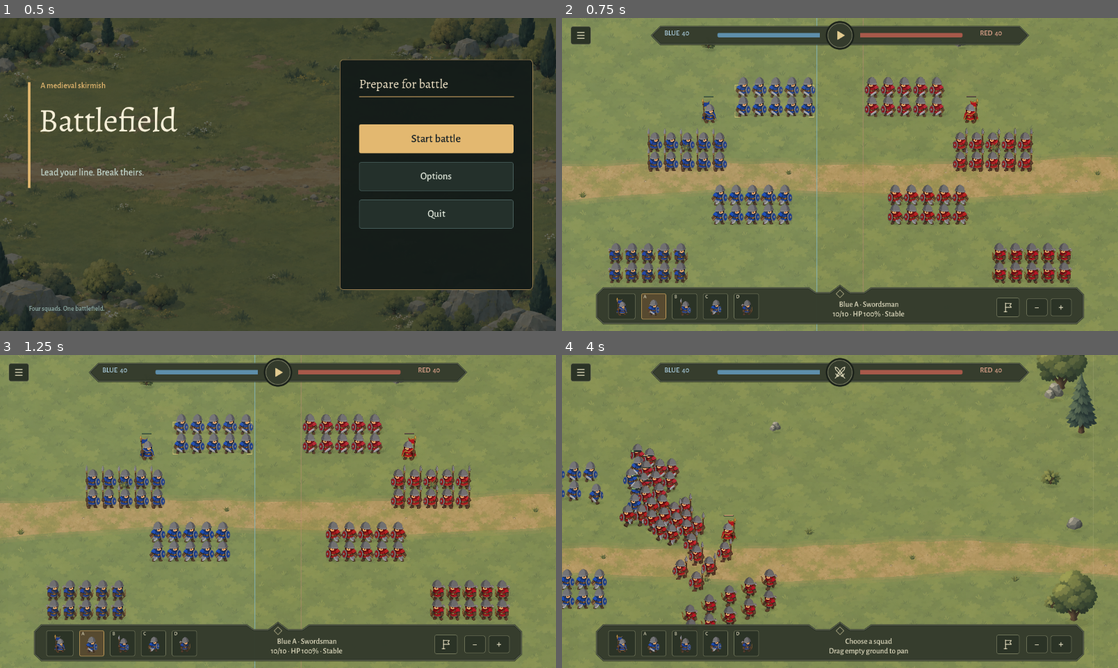
Above: before the commit, frames 1-4 (two rows, left to right).
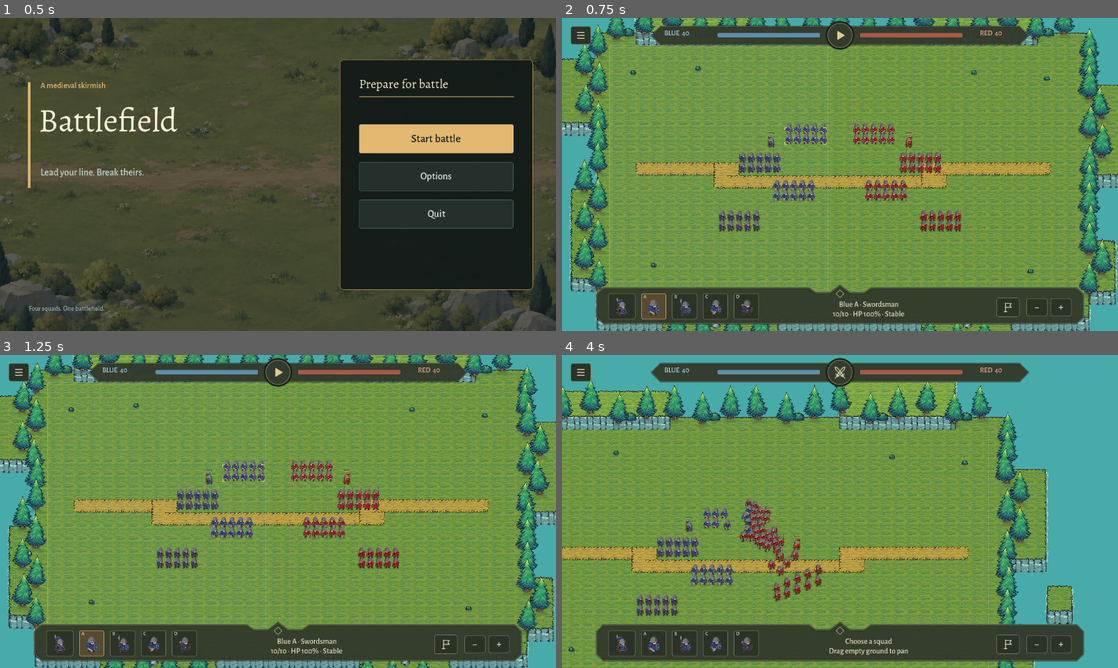
Above: after the commit, the same moments.

Repository: Pence420/RTS_GAME
Game: Godot game, scene res://scenes/main_menu.tscn
Same seed, same stepped clock (60 frames per second), same inputs: the game is played once before the commit and once after it.
Inputs (mouse positions are in pixels of both pictures, inside the frame that each line leads up to):
- Up to frame 1 (0.5 s): no input
- Up to frame 2 (0.75 s): click "Start battle" at 0.5 s
- Up to frame 3 (1.25 s): no input
- Up to frame 4 (4 s): click (840, 373) at 1.25 s; tap Enter at 2 s; move the mouse to (962, 495) at 2.02 s; hold D 2.03-2.75 s; click (962, 495) at 2.17 s; drag from (728, 527) to (812, 574) at 2.77 s; move the mouse to (895, 442) at 3.52 s; hold D from 3.53 s (still down)

Frame 1 is identical in both runs. In frame 2, 57% of the frame differs, in the area x 0-100%, y 0-100%; in frame 3, 57%; in frame 4, 64%.

Commit message:
feat: add pixel terrain cliffs coast and authored scenery

Diff:
--- a/strategy-game/scenes/battle.tscn
+++ b/strategy-game/scenes/battle.tscn
@@ -123,7 +123,7 @@
 
 [node name="Camera2D" type="Camera2D" parent="."]
 position = Vector2(1200, 700)
-zoom = Vector2(0.8, 0.8)
+zoom = Vector2(0.42, 0.42)
 script = ExtResource("2_camera")
 
 [node name="EnemyAI" type="Node" parent="."]
--- a/strategy-game/scripts/battle_field.gd
+++ b/strategy-game/scripts/battle_field.gd
@@ -1,6 +1,7 @@
 extends RefCounted
 
 const SIZE := Vector2(2400, 1400)
+const VIEW_BOUNDS := Rect2(Vector2(-576, -384), SIZE + Vector2(1152, 768))
 const UNIT_BOUNDS := Rect2(Vector2(64, 64), SIZE - Vector2(128, 128))
 const BLUE_DEPLOYMENT := Rect2(UNIT_BOUNDS.position, Vector2(SIZE.x / 2.0 - 60.0 - UNIT_BOUNDS.position.x, UNIT_BOUNDS.size.y))
 const RED_DEPLOYMENT := Rect2(Vector2(SIZE.x / 2.0 + 60.0, UNIT_BOUNDS.position.y), Vector2(UNIT_BOUNDS.end.x - SIZE.x / 2.0 - 60.0, UNIT_BOUNDS.size.y))
--- a/strategy-game/scripts/battle_terrain.gd
+++ b/strategy-game/scripts/battle_terrain.gd
@@ -1,126 +1,193 @@
 extends Node2D
 
 const FIELD = preload("res://scripts/battle_field.gd")
+const FIELD_SIZE := FIELD.SIZE
+const TILE := 64
+const GROUND: Texture2D = preload("res://assets/terrain/tiny_swords_cc0/ground.png")
+const ELEVATION: Texture2D = preload("res://assets/terrain/tiny_swords_cc0/elevation.png")
+const WATER: Texture2D = preload("res://assets/terrain/tiny_swords_cc0/water.png")
+const FOAM: Texture2D = preload("res://assets/terrain/tiny_swords_cc0/foam.png")
+const TREE: Texture2D = preload("res://assets/terrain/tiny_swords_cc0/tree.png")
+const PROP_SCRIPT = preload("res://scripts/terrain_prop.gd")
+const PROP_NAMES := ["Pine", "Stone", "Shrub", "LargeShrub"]
+const LARGE_STONE: Texture2D = preload("res://assets/terrain/tiny_swords_cc0/stone_large.png")
+const SMALL_SHRUB: Texture2D = preload("res://assets/terrain/tiny_swords_cc0/shrub_small.png")
+const LARGE_SHRUB: Texture2D = preload("res://assets/terrain/tiny_swords_cc0/shrub_large.png")
 
-const GRASS: Texture2D = preload("res://assets/terrain/grass_tile.png")
-const DIRT: Texture2D = preload("res://assets/terrain/dirt_tile.png")
-const PROPS: Texture2D = preload("res://assets/terrain/environment_props.png")
-const PROP_SCRIPT = preload("res://scripts/terrain_prop.gd")
-const FIELD_SIZE := FIELD.SIZE
-const PROP_NAMES := ["Oak", "Pine", "Shrub", "RockCluster", "Grass", "Boulder"]
-# Measured opaque silhouettes plus four pixels of padding. The source atlas
-# has uneven cells and faint alpha specks outside the actual props.
-const PROP_REGIONS := [
-	Rect2i(40, 190, 429, 476), Rect2i(491, 92, 308, 578), Rect2i(881, 418, 327, 254),
-	Rect2i(79, 875, 331, 279), Rect2i(519, 953, 268, 196), Rect2i(905, 925, 299, 234),
-]
-const EDGE_PROPS := [
-	[0, Vector2(145, 165), 150.0],
-	[1, Vector2(95, 255), 158.0],
-	[1, Vector2(216, 92), 128.0],
-	[3, Vector2(166, 196), 44.0],
-	[2, Vector2(174, 326), 42.0],
-	[5, Vector2(113, 418), 34.0],
-	[0, Vector2(112, 558), 135.0],
-	[2, Vector2(170, 552), 36.0],
-	[1, Vector2(95, 736), 150.0],
-	[3, Vector2(101, 798), 52.0],
-	[0, Vector2(112, 860), 147.0],
-	[2, Vector2(282, 872), 43.0],
-]
-
+# Terrain beyond the command boundary supplies coastline and backdrop only.
+# Every point inside UNIT_BOUNDS remains flat ground, including deployment.
+var land_cells: Dictionary[Vector2i, bool] = {}
+var ground_tiles: Array[Vector2i] = []
+var ground_sources: Array[Vector2i] = []
+var south_edges: Array[Vector2i] = []
+var cliff_sources: Array[Vector2i] = []
+var coast_cells: Array[Vector2i] = []
 var prop_textures: Array[Texture2D] = []
+var foam_frame := 0
+var foam_clock := 0.0
+var scenery_count := 0
+var tree_frames: Array[Texture2D] = []
 
 
 func _ready() -> void:
 	z_index = -2
-	texture_filter = CanvasItem.TEXTURE_FILTER_LINEAR
-	texture_repeat = CanvasItem.TEXTURE_REPEAT_MIRROR
-	_build_road()
-	_build_ground_patches()
+	texture_filter = CanvasItem.TEXTURE_FILTER_NEAREST
+	texture_repeat = CanvasItem.TEXTURE_REPEAT_ENABLED
+	_build_land()
 	_crop_prop_textures()
 	queue_redraw()
 
 
-func build_scenery(world: Node2D) -> void:
-	for index in range(EDGE_PROPS.size()):
-		var spec: Array = EDGE_PROPS[index]
-		var point := Vector2(spec[1].x, spec[1].y / 900.0 * (FIELD_SIZE.y - 30.0))
-		_add_prop(world, spec[0], point, spec[2], index * 2)
-		var reflected := Vector2(FIELD_SIZE.x - point.x, clampf(point.y + (13.0 if index % 2 == 0 else -11.0), 30.0, FIELD_SIZE.y - 4.0))
-		_add_prop(world, spec[0], reflected, spec[2], index * 2 + 1)
-	for index in range(8):
-		var point := Vector2((index + 1) * FIELD_SIZE.x / 9.0, FIELD_SIZE.y / 2.0 + sin(index * 2.1) * 70)
-		_add_prop(world, 4, point, 15 + index % 3 * 3, 24 + index)
-	_add_prop(world, 2, Vector2(460, 125) + FIELD.START_OFFSET, 32.0, 32)
-	_add_prop(world, 3, Vector2(1112, 120) + FIELD.START_OFFSET, 26.0, 33)
+func _process(delta: float) -> void:
+	foam_clock += delta
+	if foam_clock >= 0.1:
+		foam_frame = (foam_frame + int(foam_clock / 0.1)) % 8
+		foam_clock = fmod(foam_clock, 0.1)
+		queue_redraw()
 
 
-func _add_prop(world: Node2D, kind: int, point: Vector2, height: float, index: int) -> void:
-	var prop := PROP_SCRIPT.new() as Node2D
-	prop.name = "%s_%02d" % [PROP_NAMES[kind], index]
-	prop.prop_kind = kind
-	prop.prop_texture = prop_textures[kind]
-	prop.display_height = height
-	prop.position = point
-	# Props share the living units' Y-sorted world layer; their root is a foot anchor.
-	world.add_child(prop)
+func _build_land() -> void:
+	# Broad central plateau, with stepped headlands entirely outside the field.
+	_fill_land(Rect2i(0, 0, 38, 22))
+	_fill_land(Rect2i(3, -2, 9, 2))
+	_fill_land(Rect2i(25, -3, 9, 3))
+	_fill_land(Rect2i(-3, 2, 3, 5))
+	_fill_land(Rect2i(-2, 12, 2, 7))
+	_fill_land(Rect2i(38, 4, 3, 7))
+	_fill_land(Rect2i(38, 16, 2, 4))
+	_fill_land(Rect2i(5, 22, 9, 2))
+	_fill_land(Rect2i(25, 22, 7, 3))
+	# Small coastal islets make the water read as space, not an empty background.
+	_fill_land(Rect2i(-5, 9, 2, 2))
+	_fill_land(Rect2i(41, 13, 2, 2))
+	for cell: Vector2i in land_cells:
+		var west := land_cells.has(cell + Vector2i.LEFT)
+		var east := land_cells.has(cell + Vector2i.RIGHT)
+		var north := land_cells.has(cell + Vector2i.UP)
+		var south := land_cells.has(cell + Vector2i.DOWN)
+		ground_tiles.append(cell)
+		ground_sources.append(Vector2i(0 if not west else (2 if not east else 1), 0 if not north else (2 if not south else 1)))
+		if not south:
+			south_edges.append(cell)
+			cliff_sources.append(Vector2i(0 if not west else (2 if not east else 1), 3))
+		if not west or not east or not north or not south:
+			coast_cells.append(cell)
+
+
+func _fill_land(rect: Rect2i) -> void:
+	for y in range(rect.position.y, rect.end.y):
+		for x in range(rect.position.x, rect.end.x):
+			land_cells[Vector2i(x, y)] = true
+
+
+func is_battle_ground(point: Vector2) -> bool:
+	return land_cells.has(Vector2i(floori(point.x / TILE), floori(point.y / TILE)))
 
 
 func _crop_prop_textures() -> void:
 	for index in range(6):
+		var tree := AtlasTexture.new()
+		tree.atlas = TREE
+		tree.region = Rect2(40 + (index % 4) * 192, 4 + (index / 4) * 192, 112, 176)
+		tree.filter_clip = true
+		tree_frames.append(tree)
+	prop_textures = [tree_frames[0]]
+	for source: Texture2D in [LARGE_STONE, SMALL_SHRUB, LARGE_SHRUB]:
 		var texture := AtlasTexture.new()
-		texture.atlas = PROPS
-		texture.region = Rect2(PROP_REGIONS[index])
+		texture.atlas = source
+		texture.region = Rect2(source.get_image().get_used_rect())
 		texture.filter_clip = true
 		prop_textures.append(texture)
 
 
-func _build_road() -> void:
-	for layer in range(3):
-		var road := Polygon2D.new()
-		road.name = "RoadEdge%d" % layer if layer < 2 else "DirtRoad"
-		road.texture = DIRT
-		road.texture_repeat = CanvasItem.TEXTURE_REPEAT_MIRROR
-		road.texture_scale = Vector2(3.0, 3.0)
-		road.antialiased = true
-		road.modulate.a = [0.16, 0.27, 0.9][layer]
-		var top := PackedVector2Array()
-		var bottom := PackedVector2Array()
-		var extra_width: float = [14.0, 6.0, 0.0][layer]
-		for index in range(49):
-			var x := -30.0 + index * (FIELD_SIZE.x + 60.0) / 48.0
-			var center := FIELD_SIZE.y / 2.0 + 10.0 + sin(x / 190.0) * 11.0 + sin(x / 375.0) * 8.0
-			var half_width := 39.0 + sin(x / 215.0) * 6.0 + extra_width
-			top.append(Vector2(x, center - half_width + sin(index * 1.7) * 2.0))
-			bottom.append(Vector2(x, center + half_width + sin(index * 0.9) * 2.0))
-		bottom.reverse()
-		top.append_array(bottom)
-		road.polygon = top
-		add_child(road)
+func build_scenery(world: Node2D) -> void:
+	# Forest crowns stay outside the playable rectangle, so soldiers are readable
+	# even when commanded to the boundary. Tree roots define their Y-sort anchor.
+	for index in range(13):
+		var y := 120.0 + index * 96.0
+		var left := Vector2(4 if index % 2 == 0 else -62, y)
+		var right := Vector2(2428 if index % 2 == 0 else 2490, y + 24)
+		if not is_battle_ground(left):
+			left.x = 4
+		if not is_battle_ground(right):
+			right.x = 2428
+		_add_prop(world, 0, left, 160 + index % 3 * 8)
+		_add_prop(world, 0, right, 168 + index % 3 * 8)
+		if index % 2 == 0:
+			_add_grounded_prop(world, 1, Vector2(-34, y + 36), 34)
+			_add_grounded_prop(world, 2, Vector2(2460, y + 64), 30)
+	for index in range(17):
+		var x := 96.0 + index * 138.0
+		var north := Vector2(x, 40 - (index % 3) * 24)
+		if not is_battle_ground(north):
+			north.y = 20
+		_add_prop(world, 0, north, 164 + index % 3 * 8)
+		_add_grounded_prop(world, 0, Vector2(x + 22, 1528 if x < 1000 else 1584), 170 + index % 3 * 8)
+		if index % 3 == 0:
+			_add_prop(world, 3, Vector2(x + 60, 22), 44)
+			_add_grounded_prop(world, 1, Vector2(x + 76, 1460), 38)
+	# Low tufts/rocks add scale without obscuring formations or implying a wall.
+	for point in [Vector2(180, 210), Vector2(2220, 240), Vector2(280, 1160), Vector2(2140, 1190), Vector2(500, 190), Vector2(1860, 210)]:
+		_add_prop(world, 2, point, 24)
 
 
-func _build_ground_patches() -> void:
-	for index in range(13):
-		var patch := Polygon2D.new()
-		patch.name = "EarthPatch%02d" % index
-		patch.position = Vector2(120 + fmod(index * 397.0, FIELD_SIZE.x - 240.0), 100 + fmod(index * 173.0, FIELD_SIZE.y - 190.0))
-		patch.texture = DIRT
-		patch.texture_repeat = CanvasItem.TEXTURE_REPEAT_MIRROR
-		patch.texture_scale = Vector2(3.0, 3.0)
-		patch.antialiased = true
-		patch.modulate.a = 0.1
-		var points := PackedVector2Array()
-		for corner in range(14):
-			var angle := TAU * corner / 14.0
-			var radius := 30.0 + 12.0 * sin(corner * 2.7 + index)
-			points.append(Vector2(cos(angle) * radius * 1.5, sin(angle) * radius * 0.7))
-		patch.polygon = points
-		add_child(patch)
+func _add_grounded_prop(world: Node2D, kind: int, point: Vector2, height: float) -> void:
+	if is_battle_ground(point):
+		_add_prop(world, kind, point, height)
+
+
+func _add_prop(world: Node2D, kind: int, point: Vector2, height: float) -> void:
+	var prop := PROP_SCRIPT.new() as Node2D
+	prop.name = "%s_%03d" % [PROP_NAMES[kind], scenery_count]
+	prop.prop_kind = kind
+	prop.prop_texture = prop_textures[kind]
+	prop.display_height = height
+	prop.pixel_art = true
+	if kind == 0:
+		prop.animation_frames = tree_frames
+	prop.position = point
+	world.add_child(prop)
+	scenery_count += 1
 
 
 func _draw() -> void:
-	# Reusable ground tiles, rather than a painted image of the whole battlefield.
-	draw_set_transform(Vector2.ZERO, 0.0, Vector2(0.4, 0.4))
-	draw_texture_rect(GRASS, Rect2(Vector2.ZERO, FIELD_SIZE / 0.4), true)
-	draw_set_transform(Vector2.ZERO)
+	var ocean := Rect2(Vector2(-1024, -1024), FIELD_SIZE + Vector2(2048, 2048))
+	draw_texture_rect(WATER, ocean, true)
+	# Waves sit underneath grass and cliff sprites. Their opaque centre never
+	# covers the land; only the exposed foam fringe remains visible.
+	for index in range(coast_cells.size()):
+		var cell := coast_cells[index]
+		var center := Vector2(cell * TILE) + Vector2(32, 48)
+		var frame := (foam_frame + index % 4) % 8
+		draw_texture_rect_region(FOAM, Rect2(center - Vector2(96, 96), Vector2(192, 192)), Rect2(frame * 192, 0, 192, 192), Color(1, 1, 1, 0.65))
+	for index in range(south_edges.size()):
+		var target := Rect2(Vector2(south_edges[index] * TILE) + Vector2(0, 32), Vector2(TILE, 96))
+		draw_texture_rect_region(ELEVATION, target, Rect2(Vector2(cliff_sources[index] * TILE), Vector2(TILE, TILE)))
+	for index in range(ground_tiles.size()):
+		draw_texture_rect_region(GROUND, Rect2(Vector2(ground_tiles[index] * TILE), Vector2(TILE, TILE)), Rect2(Vector2(ground_sources[index] * TILE), Vector2(TILE, TILE)), Color(0.73, 0.84, 0.75))
+	# Connected earth tiles form a gentle bend through the central battlefield.
+	for x in range(3, 35):
+		var y := 10 if x < 10 or x >= 25 else 11
+		var col := 0 if x == 3 else (2 if x == 34 else 1)
+		draw_texture_rect_region(GROUND, Rect2(Vector2(x, y) * TILE, Vector2(TILE, TILE)), Rect2(Vector2(5 + col, 3) * TILE, Vector2(TILE, TILE)), Color(0.8, 0.71, 0.53, 0.9))
+		if x == 9 or x == 25:
+			_draw_patch(Rect2i(x, 10, 2, 2), 5, Color(0.8, 0.71, 0.53, 0.9))
+	# Raised northern shelves stop at the playable boundary, supplying relief
+	# without adding impassable cells or changing combat/navigation.
+	_draw_raised_shelf(Rect2i(3, -2, 9, 2))
+	_draw_raised_shelf(Rect2i(25, -3, 9, 3))
+
+
+func _draw_raised_shelf(rect: Rect2i) -> void:
+	for x in range(rect.position.x, rect.end.x):
+		var col := 0 if x == rect.position.x else (2 if x == rect.end.x - 1 else 1)
+		draw_texture_rect_region(ELEVATION, Rect2(Vector2(x, rect.end.y) * TILE, Vector2(TILE, TILE)), Rect2(Vector2(col, 3) * TILE, Vector2(TILE, TILE)))
+	_draw_patch(rect, 0, Color(0.82, 0.93, 0.78))
+
+
+func _draw_patch(rect: Rect2i, source_x: int, tint: Color) -> void:
+	for y in range(rect.position.y, rect.end.y):
+		for x in range(rect.position.x, rect.end.x):
+			var col := 0 if x == rect.position.x else (2 if x == rect.end.x - 1 else 1)
+			var row := 0 if y == rect.position.y else (2 if y == rect.end.y - 1 else 1)
+			draw_texture_rect_region(GROUND, Rect2(Vector2(x, y) * TILE, Vector2(TILE, TILE)), Rect2(Vector2(source_x + col, row) * TILE, Vector2(TILE, TILE)), tint)
--- a/strategy-game/scripts/camera_controller.gd
+++ b/strategy-game/scripts/camera_controller.gd
@@ -3,9 +3,10 @@
 const FIELD = preload("res://scripts/battle_field.gd")
 
 const PAN_SPEED := 550.0
-const MIN_ZOOM := 0.45
+const MIN_ZOOM := 0.32
 const MAX_ZOOM := 2.0
 const FIELD_SIZE := FIELD.SIZE
+const VIEW_BOUNDS := FIELD.VIEW_BOUNDS
 const HUD_TOP := 60.0
 const HUD_BOTTOM := 94.0
 
@@ -51,7 +52,7 @@
 
 
 func _set_zoom(value: float) -> void:
-	var fit_width := get_viewport_rect().size.x / FIELD_SIZE.x
+	var fit_width := get_viewport_rect().size.x / VIEW_BOUNDS.size.x
 	var level := clampf(value, maxf(MIN_ZOOM, fit_width), MAX_ZOOM)
 	zoom = Vector2.ONE * level
 	_clamp_position()
@@ -59,12 +60,12 @@
 
 func _clamp_position() -> void:
 	var viewport_size := get_viewport_rect().size
-	var fit_width := viewport_size.x / FIELD_SIZE.x
+	var fit_width := viewport_size.x / VIEW_BOUNDS.size.x
 	if zoom.x < fit_width:
 		zoom = Vector2.ONE * fit_width
 	var half_width := viewport_size.x / (2.0 * zoom.x)
-	position.x = FIELD_SIZE.x / 2.0 if half_width >= FIELD_SIZE.x / 2.0 else clampf(position.x, half_width, FIELD_SIZE.x - half_width)
+	position.x = FIELD_SIZE.x / 2.0 if half_width >= VIEW_BOUNDS.size.x / 2.0 else clampf(position.x, VIEW_BOUNDS.position.x + half_width, VIEW_BOUNDS.end.x - half_width)
 	var screen_center_y := viewport_size.y / 2.0
-	var min_y := (screen_center_y - HUD_TOP) / zoom.y
-	var max_y := FIELD_SIZE.y - (screen_center_y - HUD_BOTTOM) / zoom.y
+	var min_y := VIEW_BOUNDS.position.y + (screen_center_y - HUD_TOP) / zoom.y
+	var max_y := VIEW_BOUNDS.end.y - (screen_center_y - HUD_BOTTOM) / zoom.y
 	position.y = FIELD_SIZE.y / 2.0 if min_y > max_y else clampf(position.y, min_y, max_y)
--- a/strategy-game/scripts/terrain_prop.gd
+++ b/strategy-game/scripts/terrain_prop.gd
@@ -2,6 +2,10 @@
 
 var prop_kind := 0
 var prop_texture: Texture2D
+var pixel_art := false
+var animation_frames: Array[Texture2D] = []
+var animation_clock := 0.0
+var sprite: Sprite2D
 var display_height := 120.0
 var shadow_width := 20.0
 var wind_clock := 0.0
@@ -12,11 +16,11 @@
 func _ready() -> void:
 	add_to_group("scenery_props")
 	z_index = 1
-	texture_filter = CanvasItem.TEXTURE_FILTER_LINEAR
+	texture_filter = CanvasItem.TEXTURE_FILTER_NEAREST if pixel_art else CanvasItem.TEXTURE_FILTER_LINEAR
 	pivot = Node2D.new()
 	pivot.name = "WindPivot"
 	add_child(pivot)
-	var sprite := Sprite2D.new()
+	sprite = Sprite2D.new()
 	sprite.name = "Sprite2D"
 	sprite.texture = prop_texture
 	sprite.scale = Vector2.ONE * display_height / prop_texture.get_height()
@@ -24,11 +28,19 @@
 	pivot.add_child(sprite)
 	shadow_width = prop_texture.get_width() * sprite.scale.x * 0.36
 	wind_phase = fmod(position.x * 0.017 + position.y * 0.013, TAU)
-	set_process(prop_kind == 0 or prop_kind == 1 or prop_kind == 2)
+	# Pixel silhouettes use authored tree frames rather than subpixel rotation.
+	set_process(not animation_frames.is_empty() or (not pixel_art and (prop_kind == 0 or prop_kind == 1 or prop_kind == 2)))
 	queue_redraw()
 
 
 func _process(delta: float) -> void:
+	if pixel_art:
+		if animation_frames.is_empty():
+			return
+		animation_clock += delta
+		# Authored foliage frames keep trunks rooted and pixel edges sharp.
+		sprite.texture = animation_frames[int(animation_clock * 6.0 + wind_phase) % animation_frames.size()]
+		return
 	wind_clock += delta
 	# Rotate from the root contact point rather than sliding the whole prop.
 	pivot.rotation = sin(wind_clock * 0.9 + wind_phase) * 0.006
--- a/strategy-game/tests/battlefield_bounds_smoke.gd
+++ b/strategy-game/tests/battlefield_bounds_smoke.gd
@@ -41,12 +41,12 @@
 	var camera: Camera2D = battle.battle_camera
 	camera.pan_by_screen_delta(Vector2(100000, 0))
 	var half_width := root.size.x / (2.0 * camera.zoom.x)
-	if camera.position.x < half_width - 1.0:
-		_fail("Camera exposes ground outside the left map edge")
+	if camera.position.x < FIELD.VIEW_BOUNDS.position.x + half_width - 1.0:
+		_fail("Camera exposes ground outside the left scenery edge")
 		return
 	camera.pan_by_screen_delta(Vector2(-100000, 0))
-	if camera.position.x > FIELD.SIZE.x - half_width + 1.0:
-		_fail("Camera exposes ground outside the right map edge")
+	if camera.position.x > FIELD.VIEW_BOUNDS.end.x - half_width + 1.0:
+		_fail("Camera exposes ground outside the right scenery edge")
 		return
 	print("Battlefield bounds passed: shared larger map, all four deployment formations, general limits, full battle movement, and camera edges.")
 	quit()
--- a/strategy-game/tests/terrain_smoke.gd
+++ b/strategy-game/tests/terrain_smoke.gd
@@ -1,9 +1,9 @@
 extends SceneTree
 
+const FIELD = preload("res://scripts/battle_field.gd")
 
 func _initialize() -> void:
 	call_deferred("_run")
-
 
 func _run() -> void:
 	root.size = Vector2i(1152, 648)
@@ -12,47 +12,59 @@
 	current_scene = battle
 	await process_frame
 	var terrain: Node2D = battle.get_node("Terrain")
-	if terrain.z_index >= 0 or terrain.texture_repeat != CanvasItem.TEXTURE_REPEAT_MIRROR:
-		_fail("Ground tiles do not draw below the battle or repeat safely at their edges")
+	if terrain.z_index >= 0 or terrain.texture_filter != CanvasItem.TEXTURE_FILTER_NEAREST:
+		_fail("Pixel terrain is blurred or draws above the units")
 		return
-	if terrain.get_node("DirtRoad").texture == null or terrain.prop_textures.size() != 6:
-		_fail("The road or six reusable prop sprites are missing")
+	if terrain.GROUND.get_size() != Vector2(640, 256) or terrain.ELEVATION.get_size() != Vector2(256, 512) or terrain.south_edges.size() < 40:
+		_fail("The actual terrain atlas or exposed cliff faces are missing")
 		return
-	var source: Image = terrain.PROPS.get_image()
-	if source.get_pixel(0, 0).a > 0.2:
-		_fail("Environment sprite atlas has an opaque background")
+	if terrain.FOAM.get_width() != 192 * 8 or terrain.coast_cells.size() < 80:
+		_fail("Animated coastline sprites are missing")
 		return
-	for texture in terrain.prop_textures:
-		var frame := texture as AtlasTexture
-		if frame == null or not frame.filter_clip or frame.region.size.x < 32 or frame.region.size.y < 32 or not Rect2(Vector2.ZERO, terrain.PROPS.get_size()).encloses(frame.region):
-			_fail("A prop region is empty, clipped, or extends outside the source atlas")
-			return
+	# Check the full playable rectangle, not just the current spawning positions.
+	for y in range(64, 1337, 16):
+		for x in range(64, 2337, 16):
+			if not terrain.is_battle_ground(Vector2(x, y)):
+				_fail("A decorative coastline removes playable ground")
+				return
 	var props := get_nodes_in_group("scenery_props")
-	if props.size() != 34 or not battle.y_sort_enabled:
-		_fail("Independent environment props or world depth sorting are missing")
+	var count := props.size()
+	if count < 60 or count != terrain.scenery_count or not battle.y_sort_enabled:
+		_fail("Independent depth-sorted environment sprites are missing")
 		return
 	for prop in props:
+		if not terrain.is_battle_ground(prop.position):
+			_fail("A tree or decoration is floating on the ocean")
+			return
 		if prop.get_parent() != battle or prop.z_index != 1 or prop.get_node_or_null("WindPivot/Sprite2D") == null:
-			_fail("An environment prop is baked into the ground rather than its own depth-sorted sprite")
+			_fail("Scenery is baked into the ground rather than depth-sorted")
 			return
-		if prop.prop_kind <= 1:
+		if not prop.pixel_art or prop.texture_filter != CanvasItem.TEXTURE_FILTER_NEAREST:
+			_fail("A pixel prop is blurred")
+			return
+		if prop.prop_kind == 0:
+			if prop.animation_frames.size() != 6:
+				_fail("Authored tree wind frames are missing")
+				return
 			var sprite: Sprite2D = prop.get_node("WindPivot/Sprite2D")
 			var width: float = sprite.texture.get_width() * sprite.scale.x
 			var crown := Rect2(prop.position + Vector2(-width / 2.0, -prop.display_height), Vector2(width, prop.display_height))
-			for squad in battle.player_squads + battle.enemy_squads:
-				for unit in squad.units:
-					if crown.has_point(unit.global_position):
-						_fail("A tree hides a soldier's initial deployment position")
-						return
+			if crown.intersects(FIELD.UNIT_BOUNDS):
+				_fail("A forest crown hides the playable boundary")
+				return
+	var before: int = terrain.foam_frame
+	terrain._process(0.1)
+	if terrain.foam_frame == before:
+		_fail("Shoreline animation does not advance")
+		return
 	battle.call("_restart_battle")
 	await process_frame
 	await process_frame
-	if get_nodes_in_group("scenery_props").size() != 34:
-		_fail("Restart duplicated or leaked environment props")
+	if get_nodes_in_group("scenery_props").size() != count:
+		_fail("Restart duplicated or leaked scenery")
 		return
-	print("Terrain passed: reusable ground, transparent prop atlas, 34 independent sprites, depth sorting, safe deployment, and clean restart.")
+	print("Terrain passed: CC0 sprite tiles, cliffs, animated coast, full walkable field, forest clearance, pixel filtering, depth sorting, and clean restart.")
 	quit()
-
 
 func _fail(message: String) -> void:
 	push_error(message)
--- a/strategy-game/tests/touchpad_controls_smoke.gd
+++ b/strategy-game/tests/touchpad_controls_smoke.gd
@@ -128,11 +128,11 @@
 	battle._input(mouse_down)
 	camera.pan_by_screen_delta(Vector2(10000, 0))
 	var half_view: float = battle.get_viewport_rect().size.x / (2.0 * camera.zoom.x)
-	if camera.position.x < half_view - 1.0:
+	if camera.position.x < camera.VIEW_BOUNDS.position.x + half_view - 1.0:
 		_fail("Camera pan exposed the empty area left of the battlefield.")
 		return
 	camera.pan_by_screen_delta(Vector2(-10000, 0))
-	if camera.position.x > battle.FIELD_SIZE.x - half_view + 1.0:
+	if camera.position.x > camera.VIEW_BOUNDS.end.x - half_view + 1.0:
 		_fail("Camera pan exposed the empty area right of the battlefield.")
 		return
 	print("Touchpad controls smoke passed: click actions, selected-squad drag move, empty-ground pan, and zoom.")
Binary file added: strategy-game/assets/terrain/tiny_swords_cc0/elevation.png
Not shown, added: strategy-game/assets/terrain/tiny_swords_cc0/elevation.png.import
Binary file added: strategy-game/assets/terrain/tiny_swords_cc0/foam.png
Not shown, added: strategy-game/assets/terrain/tiny_swords_cc0/foam.png.import
Binary file added: strategy-game/assets/terrain/tiny_swords_cc0/ground.png
Not shown, added: strategy-game/assets/terrain/tiny_swords_cc0/ground.png.import
Binary file added: strategy-game/assets/terrain/tiny_swords_cc0/shrub_large.png
Not shown, added: strategy-game/assets/terrain/tiny_swords_cc0/shrub_large.png.import
Binary file added: strategy-game/assets/terrain/tiny_swords_cc0/shrub_small.png
Not shown, added: strategy-game/assets/terrain/tiny_swords_cc0/shrub_small.png.import
Binary file added: strategy-game/assets/terrain/tiny_swords_cc0/stone_large.png
Not shown, added: strategy-game/assets/terrain/tiny_swords_cc0/stone_large.png.import
(and 8 more such lines)
